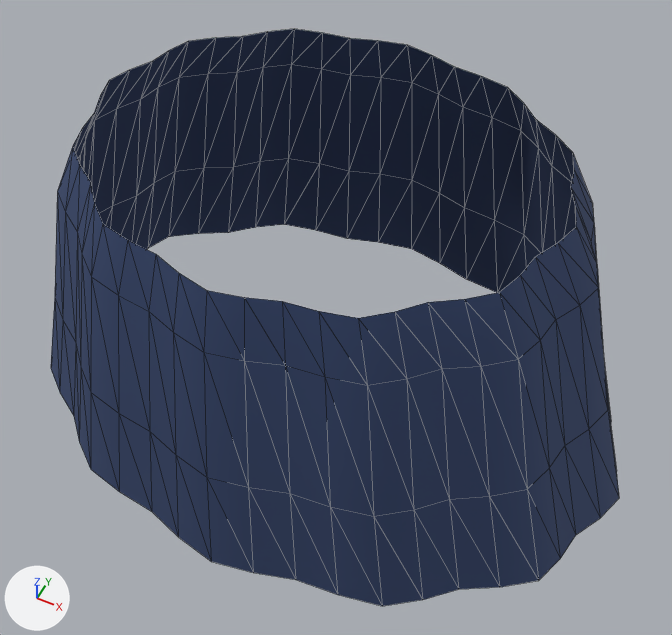
One commit to the glTF model public/models/avatars/female/uniforms/primary-skirt/skirt.glb: the scene before it, then after it.
Both versions are drawn from a 50 mm camera at (0.307, -0.588, 1.022) aimed at (0.023, -0.021, 0.314). The axes (+X, +Y, +Z) are drawn at lower left. The lights are the same throughout. The first picture is the older version. Mesh edges are drawn as thin lines.

Script lines for the objects in view, before the commit:
```python
me_institutional_pleated_skirt = bpy.data.meshes.new('Institutional pleated skirt')
me_institutional_pleated_skirt.from_pydata(...)  # 192 vertices, 288 faces; spans x -0.343..0.343, y -0.252..0.246, z 0.17..0.507
me_institutional_pleated_skirt.materials.append(mat_institutional_navy_014)  # dark blue #34466e
ob_institutional_pleated_skirt = bpy.data.objects.new('Institutional pleated skirt', me_institutional_pleated_skirt)
ob_institutional_pleated_skirt.location = (0.0, 0.0, 0.0)
```
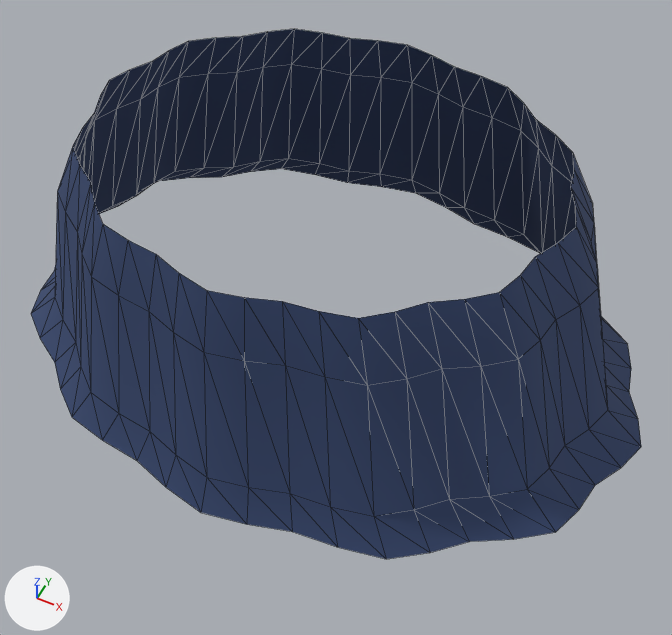
What changed in the scene script:
```text
Change me_institutional_pleated_skirt:
    used by ob_institutional_pleated_skirt; location = (0.0, 0.0, 0.0)
    remove me_institutional_pleated_skirt.from_pydata(...)  # 192 vertices, 288 faces; spans x -0.343..0.343, y -0.252..0.246, z 0.17..0.507
    add me_institutional_pleated_skirt.from_pydata(...)  # 192 vertices, 288 faces; spans x -0.343..0.343, y -0.252..0.246, z 0.265..0.507
    me_institutional_pleated_skirt part 1: all 48 vertices in x -0.343..0.343, y -0.252..0.246, z 0.17 are moved by (0.0, 0.0, 0.095)
```

Where the change shows, as pixel boxes [x1, y1, x2, y2] in the pictures (672 x 635 px; the box of a moved part takes in the faces that stretch with it):
'Institutional pleated skirt', reshaped (7% wider, 8% shorter): before [51, 29, 619, 606]; after [31, 29, 641, 559]
part 1 of me_institutional_pleated_skirt, moved or reshaped: before [51, 159, 619, 606]; after [31, 159, 641, 559]
